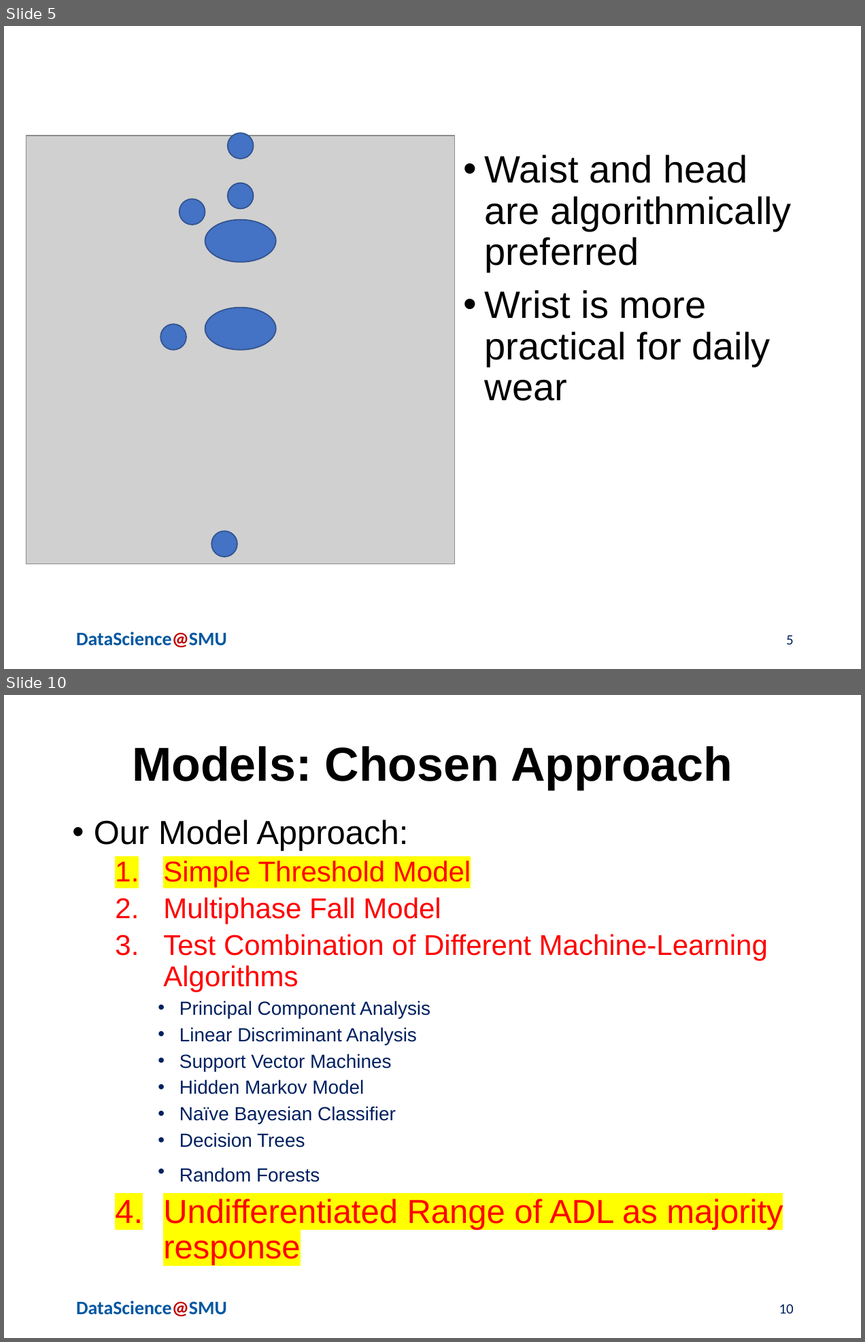
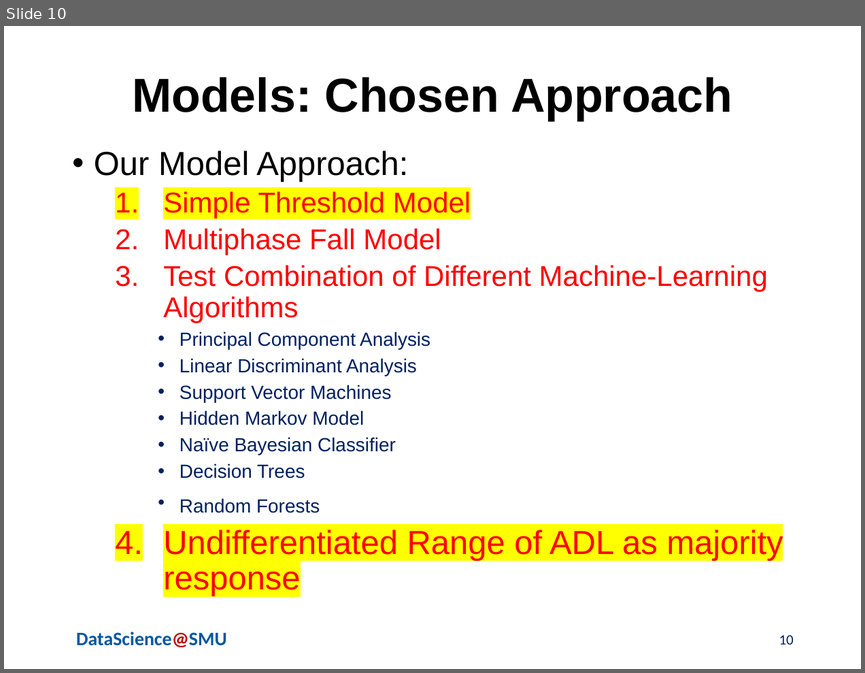
Before and after one commit to mjwolfe91/MSDS_Capstone_JC_AN_MW, a slide deck: Presentation/DraftThreePresentation_CaguioaNguyenWolfe.pptx. Shown one above the other, each under a label of ours: slides 5 and 10 before the commit, slide 10 after it; the slides between them are not shown. The pictures are 865x1342 and 865x673 pixels, drawn with LibreOffice and Linux fonts; fonts in the diff are those of the drawing; grey boxes stand for pictures; background and template pictures are left out. Boxes give left, top, right and bottom in pixels: in the first picture for what was removed or moved away, otherwise in the second. Text is boxed around its words. In the diff, an @@ line names an element or a change of style, - is before the commit and + after.

```diff
--- a/Presentation/DraftThreePresentation_CaguioaNguyenWolfe.pptx
+++ b/Presentation/DraftThreePresentation_CaguioaNguyenWolfe.pptx
@@ slide 5 removed at <box>4,26,861,669</box>, background #FFFFFF; not listed: 1 template element that a slide beside it also shows @@
@@ picture removed at <box>26,135,455,564</box> @@
@@ ellipse removed at <box>228,133,254,159</box> @@
@@ text removed at <box>485,155,791,401</box> @@
-• Waist and head are algorithmically preferred
-• Wrist is more practical for daily wear
@@ ellipse removed at <box>228,183,254,208</box> @@
@@ ellipse removed at <box>179,199,205,225</box> @@
@@ ellipse removed at <box>205,220,277,261</box> @@
@@ ellipse removed at <box>205,307,277,349</box> @@
@@ ellipse removed at <box>161,324,186,350</box> @@
@@ ellipse removed at <box>211,531,237,556</box> @@
@@ page number removed at <box>786,635,793,644</box> @@
-5
```
Also in this commit, not shown: 6 slides changed, 2 slides added, 1 other slide removed, 1 other file.
